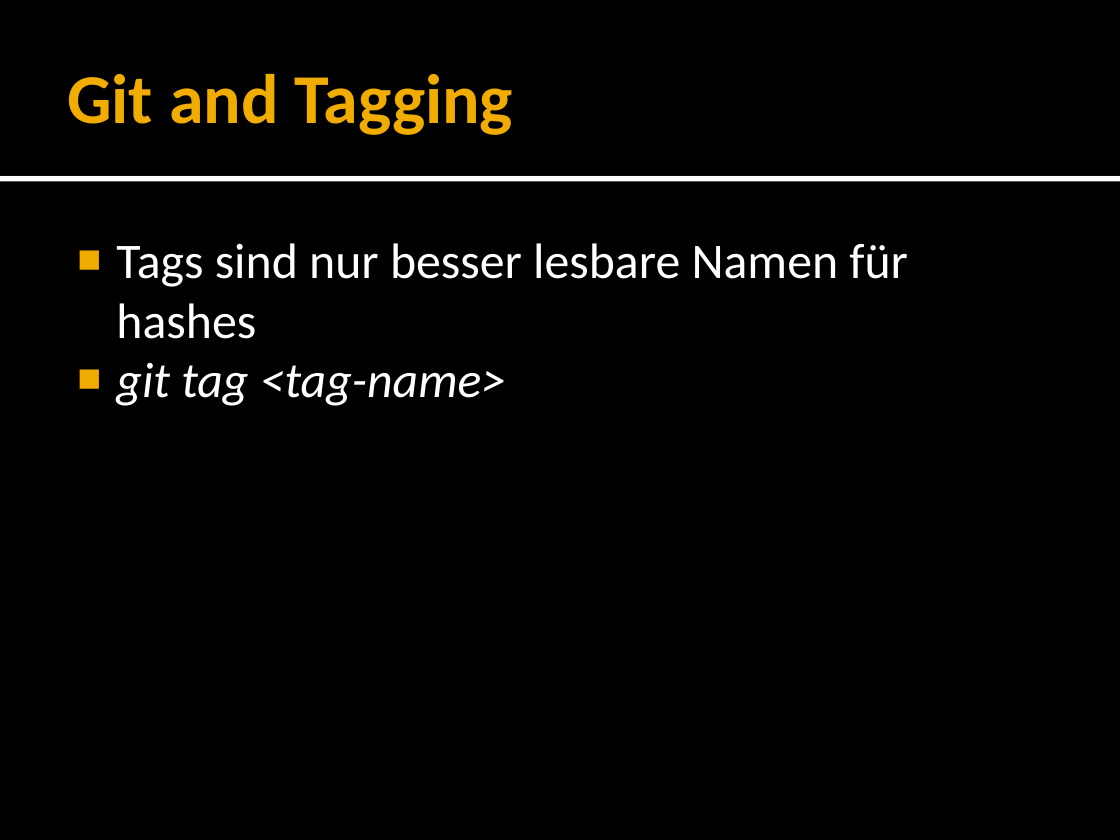
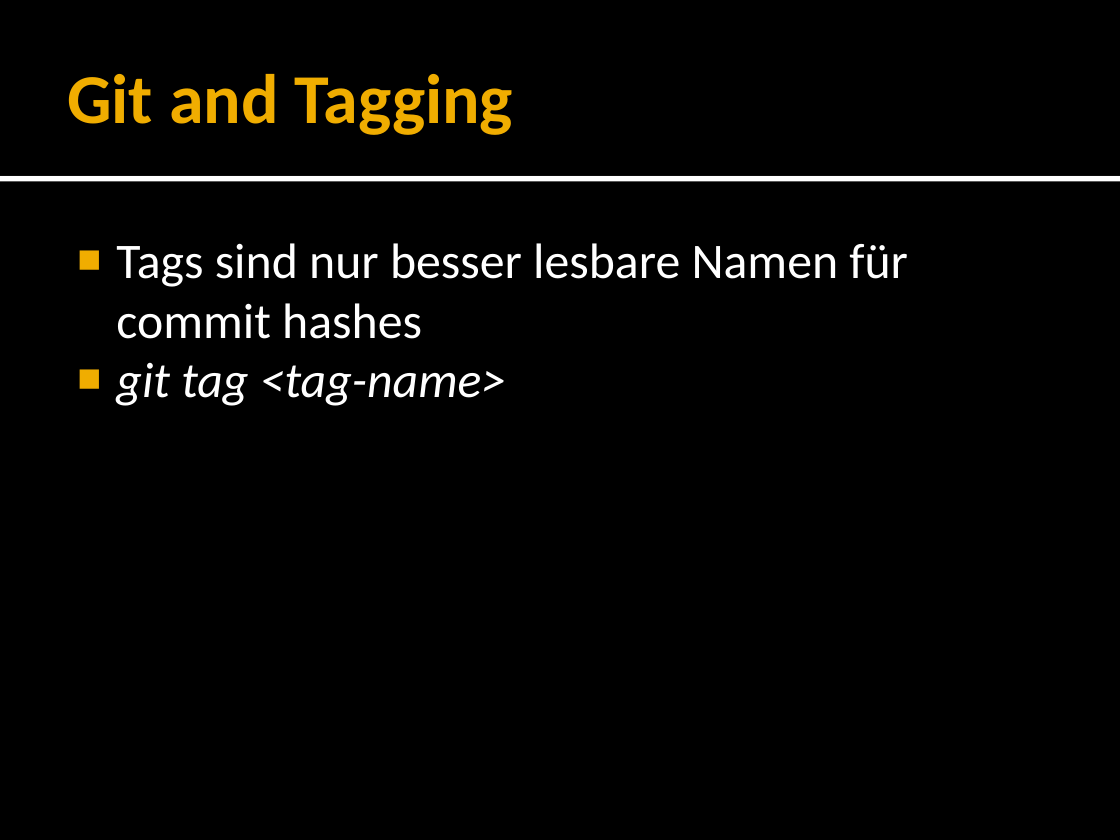
Before and after one commit to forki/GitTalk, a slide deck: slide 19 of GitTalk.pptx (slide 20 before the commit). Drawn at 1120x840 pixels with LibreOffice and Linux fonts; fonts in the diff are those of the drawing. Boxes give left, top, right and bottom in pixels: in the first picture for what was removed or moved away, otherwise in the second. Text is boxed around its words. In the diff, an @@ line names an element or a change of style, - is before the commit and + after.

```diff
--- a/GitTalk.pptx
+++ b/GitTalk.pptx
@@ text at (116, 243, 908, 339): text changed @@
-■ Tags sind nur besser lesbare Namen für hashes
+■ Tags sind nur besser lesbare Namen für commit hashes
```
Also in this commit, not shown: 12 other slides changed, 4 slides added, 5 slides removed.
